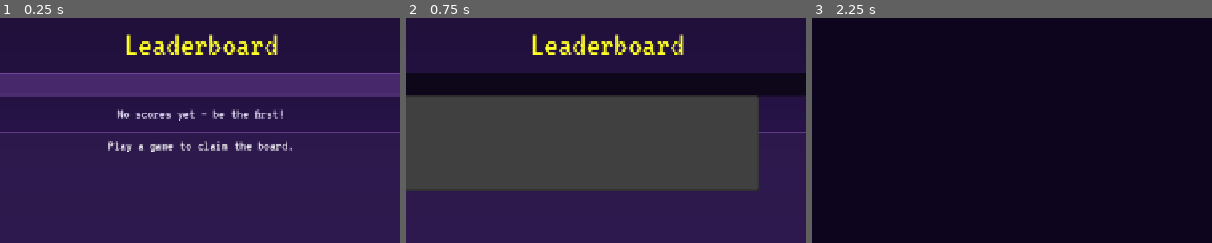
Above: before the commit, frames 1-3 (left to right).
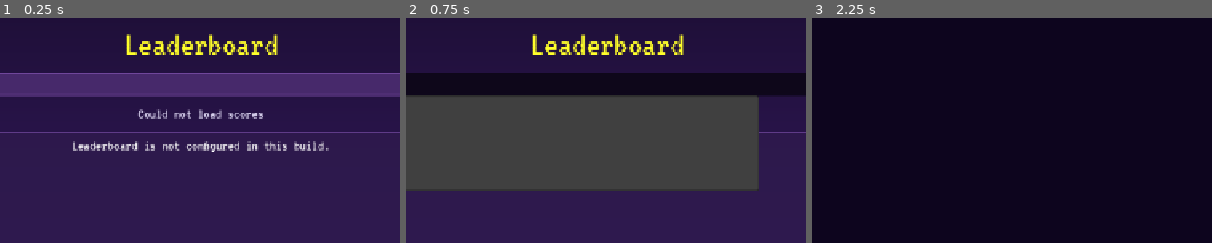
Above: after the commit, the same moments.

Repository: khrollo963/Occult-Video-Game-
Game: Godot game, scene res://scenes/UI/leaderboard.tscn
The game is run twice, just before and just after one commit, with the same random seed, the same clock (stepped at 60 frames per second) and the same inputs. This scene is started directly instead of the project's main scene.
Inputs:
- Up to frame 1 (0.25 s): no input
- Up to frame 2 (0.75 s): click "All Games" at 0.5 s
- Up to frame 3 (2.25 s): click "Refresh" at 1.25 s; click "Back to Menu" at 2 s
The pictures show only the part of the screen within x 25-75%, y 1-51%; the shares and areas given below are measured in that part.

The runs differ from the first frame. In frame 1, 2.4% of the frame differs, in the area x 18-83%, y 40-60%; in frame 2, nothing differs; in frame 3, nothing differs.

Commit message:
fix: web leaderboard export and Mike level scoring
Pack leaderboard.cfg into the Web build, surface fetch errors in the UI, and preserve cumulative Mike scores across level reloads. Also fix ParallaxSetup typing in all level scenes.

Co-authored-by: Cursor <cursoragent@cursor.com>

Diff:
--- a/scenes/UI/leaderboard.gd
+++ b/scenes/UI/leaderboard.gd
@@ -33,6 +33,7 @@
 	filter_option.add_item("Raph", 4)
 	filter_option.set_item_metadata(4, "raph")
 	_leaderboard.leaderboard_loaded.connect(_on_leaderboard_loaded)
+	_leaderboard.leaderboard_failed.connect(_on_leaderboard_failed)
 	_refresh()
 
 
@@ -50,6 +51,11 @@
 	status_label.text = "Loading..."
 	var game_id: String = filter_option.get_item_metadata(filter_option.selected)
 	_leaderboard.fetch_top(game_id, 15)
+
+
+func _on_leaderboard_failed(message: String) -> void:
+	status_label.text = "Could not load scores"
+	list_label.text = "[center]%s[/center]" % message
 
 
 func _on_leaderboard_loaded(_game_id: String, entries: Array) -> void:
--- a/scenes/levels/Gabriel/gabe_game.gd
+++ b/scenes/levels/Gabriel/gabe_game.gd
@@ -2,7 +2,7 @@
 
 const HUD_SCENE := preload("res://scenes/UI/hud.tscn")
 const SceneNav := preload("res://scripts/scene_nav.gd")
-const ParallaxSetup := preload("res://scripts/parallax_setup.gd")
+const ParallaxSetupScript := preload("res://scripts/parallax_setup.gd")
 
 @onready var _settings: Node = get_node("/root/SettingsManager")
 @onready var _game_manager: Node = get_node("/root/GameManager")
@@ -76,9 +76,11 @@
 
 
 func _add_parallax() -> void:
-	var bg := ParallaxSetup.create([
+	var colors: Array[Color] = [
 		Color(0.12, 0.18, 0.42, 0.55),
 		Color(0.22, 0.32, 0.58, 0.4),
-	])
+	]
+	var bg: ParallaxBackground = ParallaxSetupScript.new()
+	bg.layer_colors = colors
 	add_child(bg)
 	move_child(bg, 1)
--- a/scenes/levels/Michael/mike_game.gd
+++ b/scenes/levels/Michael/mike_game.gd
@@ -2,7 +2,7 @@
 
 const HUD_SCENE := preload("res://scenes/UI/hud.tscn")
 const SceneNav := preload("res://scripts/scene_nav.gd")
-const ParallaxSetup := preload("res://scripts/parallax_setup.gd")
+const ParallaxSetupScript := preload("res://scripts/parallax_setup.gd")
 const ENEMY_SCENE := preload("res://scenes/levels/Michael/enemy.tscn")
 const GOAL_SCENE := preload("res://scenes/levels/Michael/level_goal.tscn")
 
@@ -21,8 +21,10 @@
 
 
 func _ready() -> void:
-	if not _game_manager.mike_advance_level:
+	var advancing: bool = _game_manager.mike_advance_level
+	if not advancing:
 		_game_manager.mike_level = 1
+		_game_manager.set_score(0)
 	else:
 		_game_manager.mike_advance_level = false
 
@@ -33,7 +35,6 @@
 	_apply_level_layout()
 	_settings.background_style_changed.connect(_on_background_style_changed)
 	_settings.game_options_changed.connect(_on_game_options_changed)
-	_game_manager.set_score(0)
 	var level_name: String = LEVEL_NAMES[mini(_game_manager.mike_level - 1, LEVEL_NAMES.size() - 1)]
 	_game_manager.set_stat("Level", _game_manager.mike_level)
 	status_label.text = level_name
@@ -104,8 +105,8 @@
 
 func _on_level_completed() -> void:
 	status_label.text = "Level Complete!"
-	var score: int = 1000 * int(_game_manager.mike_level)
-	_game_manager.set_score(score)
+	var bonus: int = 1000 * int(_game_manager.mike_level)
+	_game_manager.set_score(_game_manager.get_score() + bonus)
 	mike.set_physics_process(false)
 	mike.velocity = Vector2.ZERO
 	next_level_button.visible = true
@@ -121,6 +122,7 @@
 func _on_back_to_menu_pressed() -> void:
 	_game_manager.mike_level = 1
 	_game_manager.mike_advance_level = false
+	_game_manager.set_score(0)
 	SceneNav.go("res://scenes/UI/main_menu.tscn")
 
 
@@ -129,9 +131,11 @@
 
 
 func _add_parallax() -> void:
-	var bg := ParallaxSetup.create([
+	var colors: Array[Color] = [
 		Color(0.05, 0.08, 0.22, 0.8),
 		Color(0.08, 0.12, 0.28, 0.6),
-	])
+	]
+	var bg := ParallaxSetupScript.new()
+	bg.layer_colors = colors
 	add_child(bg)
 	move_child(bg, 1)
--- a/scenes/levels/Raphael/raph_game.gd
+++ b/scenes/levels/Raphael/raph_game.gd
@@ -3,7 +3,7 @@
 const HUD_SCENE := preload("res://scenes/UI/hud.tscn")
 const PLATFORM_SCENE := preload("res://scenes/levels/Raphael/raph_platform.tscn")
 const SceneNav := preload("res://scripts/scene_nav.gd")
-const ParallaxSetup := preload("res://scripts/parallax_setup.gd")
+const ParallaxSetupScript := preload("res://scripts/parallax_setup.gd")
 
 const HEIGHT_MILESTONES := {
 	500: "Yesod",
@@ -155,7 +155,7 @@
 		Color(0.98, 0.92, 0.72, 0.45),
 		Color(0.92, 0.78, 0.55, 0.35),
 	]
-	var bg: ParallaxSetup = ParallaxSetup.new()
+	var bg: ParallaxBackground = ParallaxSetupScript.new()
 	bg.layer_colors = colors
 	add_child(bg)
 	move_child(bg, 1)
--- a/scenes/levels/Uriel/yuri_game.gd
+++ b/scenes/levels/Uriel/yuri_game.gd
@@ -2,7 +2,7 @@
 
 const HUD_SCENE := preload("res://scenes/UI/hud.tscn")
 const SceneNav := preload("res://scripts/scene_nav.gd")
-const ParallaxSetup := preload("res://scripts/parallax_setup.gd")
+const ParallaxSetupScript := preload("res://scripts/parallax_setup.gd")
 const OBSTACLE_SCENE := preload("res://scenes/levels/Uriel/obstacle.tscn")
 const OVERHEAD_SCENE := preload("res://scenes/levels/Uriel/obstacle_overhead.tscn")
 const POWERUP_SCENE := preload("res://scenes/levels/Uriel/powerup_pickup.tscn")
@@ -178,9 +178,11 @@
 
 
 func _add_parallax() -> void:
-	var bg := ParallaxSetup.create([
+	var colors: Array[Color] = [
 		Color(0.35, 0.12, 0.35, 0.5),
 		Color(0.2, 0.45, 0.22, 0.45),
-	])
+	]
+	var bg: ParallaxBackground = ParallaxSetupScript.new()
+	bg.layer_colors = colors
 	add_child(bg)
 	move_child(bg, 1)
--- a/scripts/leaderboard_service.gd
+++ b/scripts/leaderboard_service.gd
@@ -1,6 +1,7 @@
 extends Node
 
 signal leaderboard_loaded(game_id: String, entries: Array)
+signal leaderboard_failed(message: String)
 signal submit_finished(game_id: String, score: int, success: bool)
 
 const CONFIG_PATHS := [
@@ -38,10 +39,12 @@
 		var config := ConfigFile.new()
 		if config.load(path) != OK:
 			continue
-		supabase_url = str(config.get_value("supabase", "url", "")).strip_edges()
-		supabase_key = str(config.get_value("supabase", "anon_key", "")).strip_edges()
-		if supabase_url.contains("YOUR_PROJECT") or supabase_key.contains("YOUR_ANON"):
+		var url := str(config.get_value("supabase", "url", "")).strip_edges()
+		var key := str(config.get_value("supabase", "anon_key", "")).strip_edges()
+		if url.is_empty() or key.is_empty() or url.contains("YOUR_PROJECT") or key.contains("YOUR_ANON"):
 			continue
+		supabase_url = url
+		supabase_key = key
 		break
 	enabled = not supabase_url.is_empty() and not supabase_key.is_empty()
 
@@ -97,6 +100,8 @@
 	if not enabled:
 		if mode == RequestMode.RANK_CHECK:
 			get_node("/root/EventBus").leaderboard_ranked.emit(_rank_check_game_id, _rank_check_score, 0)
+		elif mode == RequestMode.FETCH:
+			leaderboard_failed.emit("Leaderboard is not configured in this build.")
 		else:
 			leaderboard_loaded.emit(game_id, [])
 		return
@@ -135,6 +140,8 @@
 			_pending_score = 0
 		elif mode == RequestMode.RANK_CHECK:
 			get_node("/root/EventBus").leaderboard_ranked.emit(_rank_check_game_id, _rank_check_score, 0)
+		elif mode == RequestMode.FETCH:
+			leaderboard_failed.emit("Could not reach the leaderboard server.")
 		else:
 			leaderboard_loaded.emit(_pending_game_id, [])
 		return
@@ -153,6 +160,9 @@
 	if response_code != 200:
 		if mode == RequestMode.RANK_CHECK:
 			get_node("/root/EventBus").leaderboard_ranked.emit(_rank_check_game_id, _rank_check_score, 0)
+		elif mode == RequestMode.FETCH:
+			var detail := body.get_string_from_utf8()
+			leaderboard_failed.emit("Leaderboard request failed (%d)." % response_code if detail.is_empty() else detail)
 		else:
 			leaderboard_loaded.emit(_pending_game_id, [])
 		return
Not shown, changed: export_presets.cfg
Not shown, changed: docs/leaderboard-setup.md
